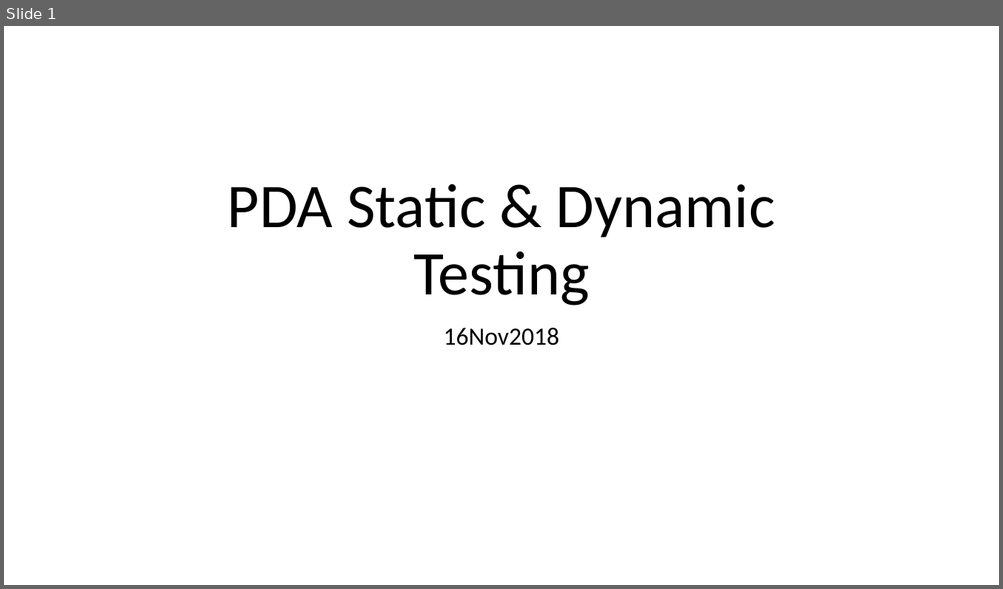
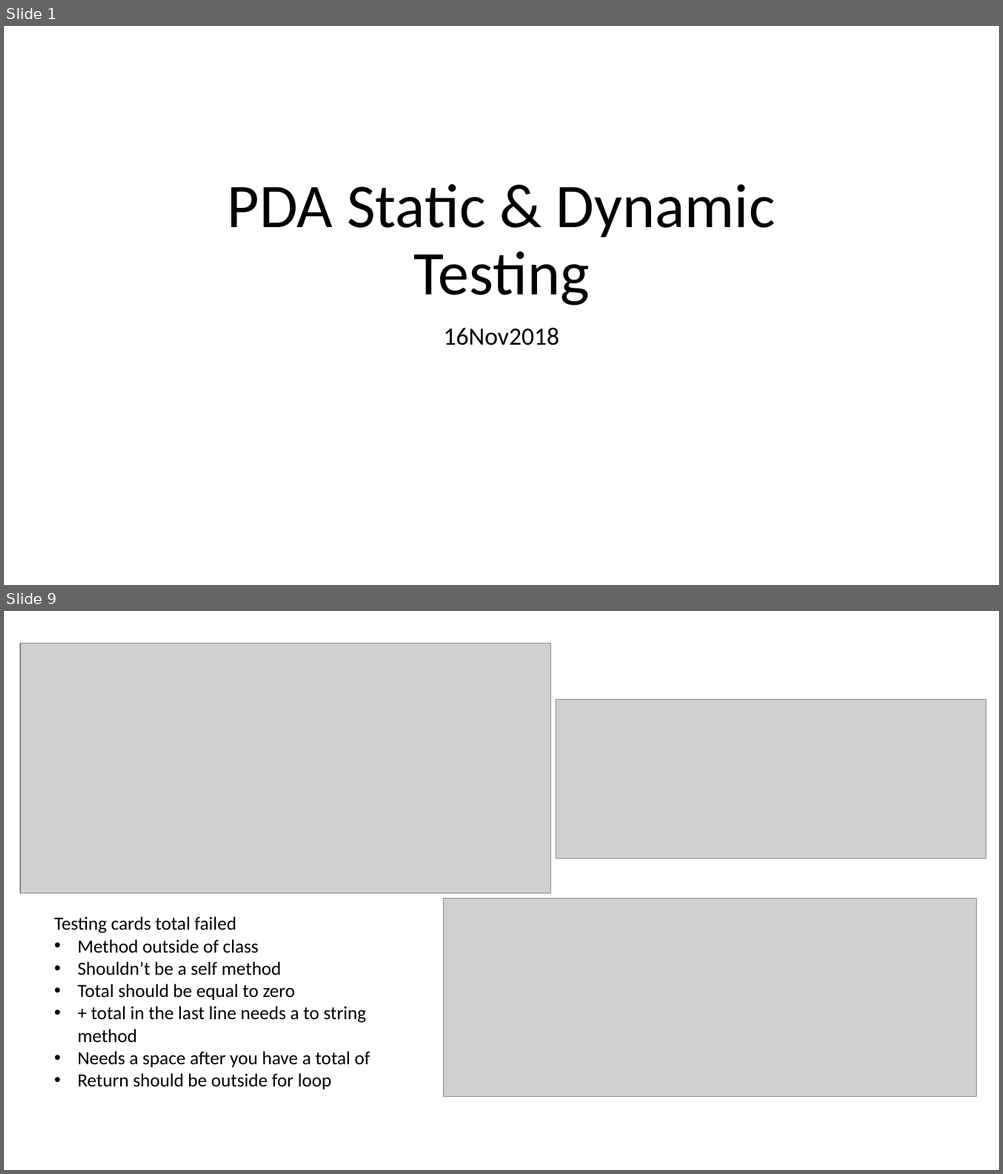
Before and after one commit to catf62/catriona_ford_PDA, a slide deck: catriona_ford_PDA/Static_and_Dynaic_Testing.pptx. Shown one above the other, each under a label of ours: slide 1 before the commit, slides 1 and 9 after it; the slides between them are not shown. The pictures are 1003x589 and 1003x1174 pixels, drawn with LibreOffice and Linux fonts; fonts in the diff are those of the drawing; grey boxes stand for pictures. Boxes give left, top, right and bottom in pixels: in the first picture for what was removed or moved away, otherwise in the second. Text is boxed around its words. In the diff, an @@ line names an element or a change of style, - is before the commit and + after.

Commit message:
testing exercise complete

```diff
--- a/catriona_ford_PDA/Static_and_Dynaic_Testing.pptx
+++ b/catriona_ford_PDA/Static_and_Dynaic_Testing.pptx
@@ slide 9 added at (x1=4, y1=611, x2=999, y2=1170), background #FFFFFF @@
@@ picture added at (x1=20, y1=644, x2=551, y2=894) @@
@@ picture added at (x1=556, y1=700, x2=986, y2=858) @@
@@ picture added at (x1=444, y1=899, x2=977, y2=1096) @@
@@ text added at (x1=54, y1=917, x2=370, y2=1090), 18 pt, text #000000 @@
+Testing cards total failed
+• Method outside of class
+• Shouldn’t be a self method
+• Total should be equal to zero
+• + total in the last line needs a to string method
+• Needs a space after you have a total of
+• Return should be outside for loop
```
Also in this commit, not shown: 7 other slides added, 10 other files.
